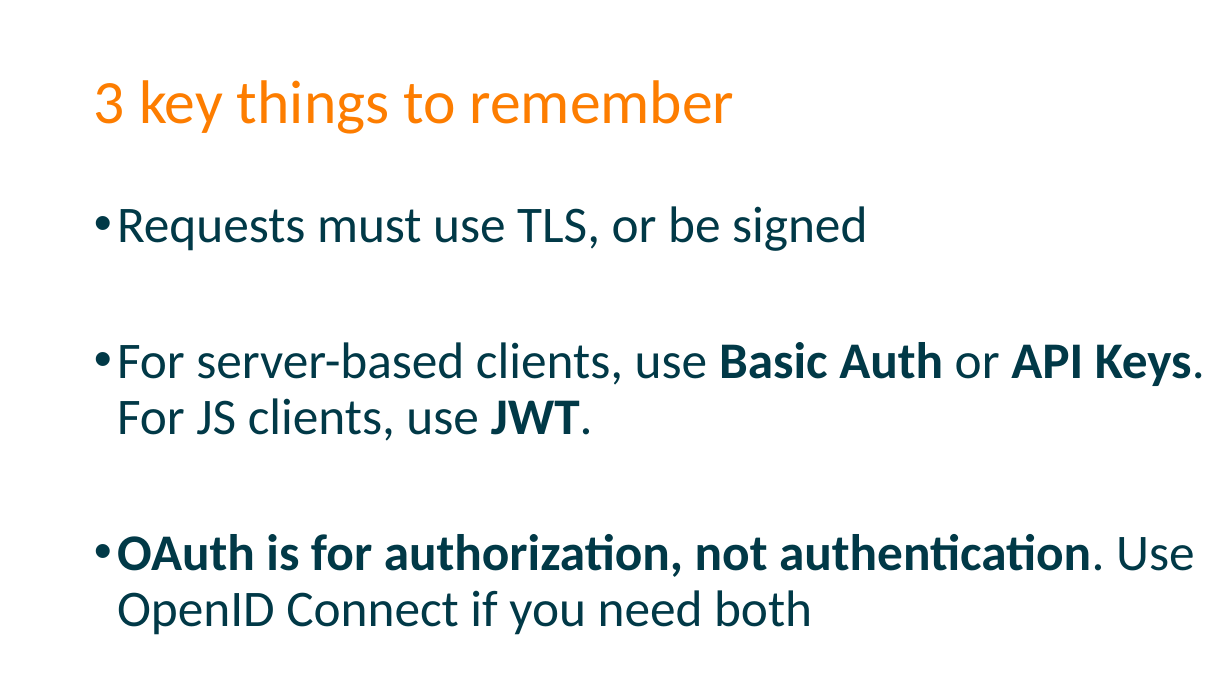
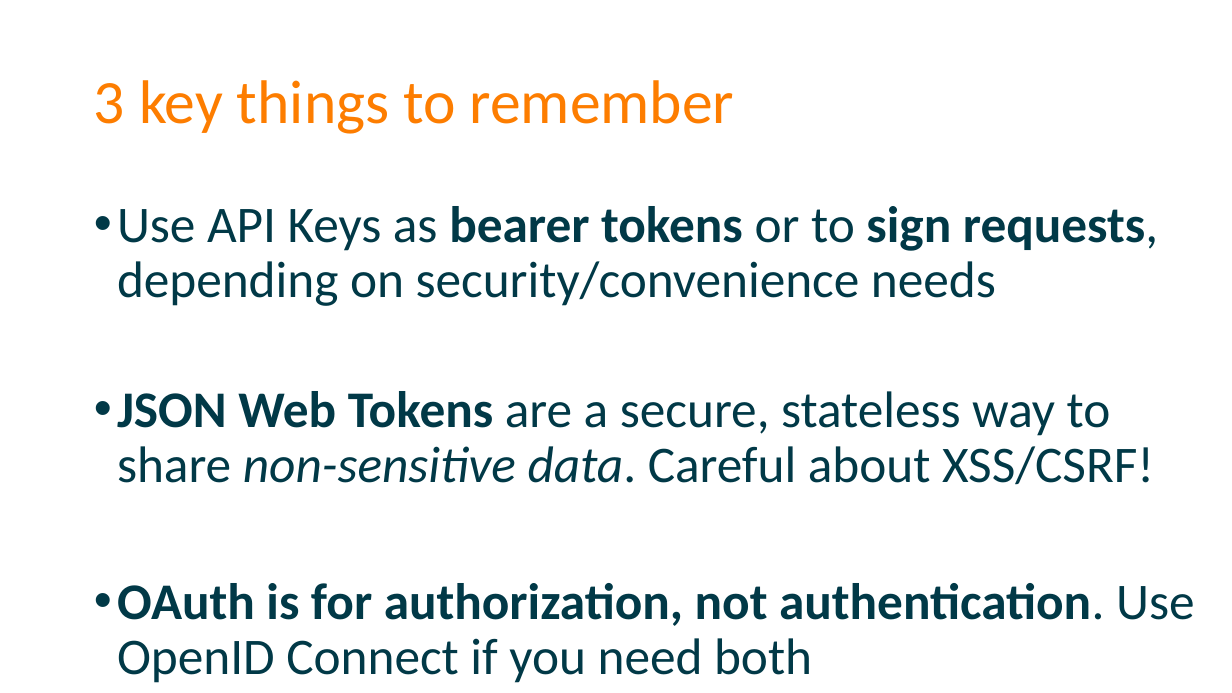
Before and after one commit to spetryjohnson/Securing-Your-API-Endpoints, a slide deck: slide 80 of Securing Your API Endpoints.pptx. Drawn at 1232x693 pixels with LibreOffice and Linux fonts; fonts in the diff are those of the drawing. Boxes give left, top, right and bottom in pixels: in the first picture for what was removed or moved away, otherwise in the second. Text is boxed around its words. In the diff, an @@ line names an element or a change of style, - is before the commit and + after.

```diff
--- a/Securing Your API Endpoints.pptx
+++ b/Securing Your API Endpoints.pptx
@@ text at [117, 206, 1158, 485]: text changed @@
-• Requests must use TLS, or be signed
-• For server-based clients, use Basic Auth or API Keys. For JS clients, use JWT.
+• Use API Keys as bearer tokens or to sign requests, depending on security/convenience needs
+• JSON Web Tokens are a secure, stateless way to share non-sensitive data. Careful about XSS/CSRF!
```
Also in this commit, not shown: 8 other slides changed, 1 other file.
